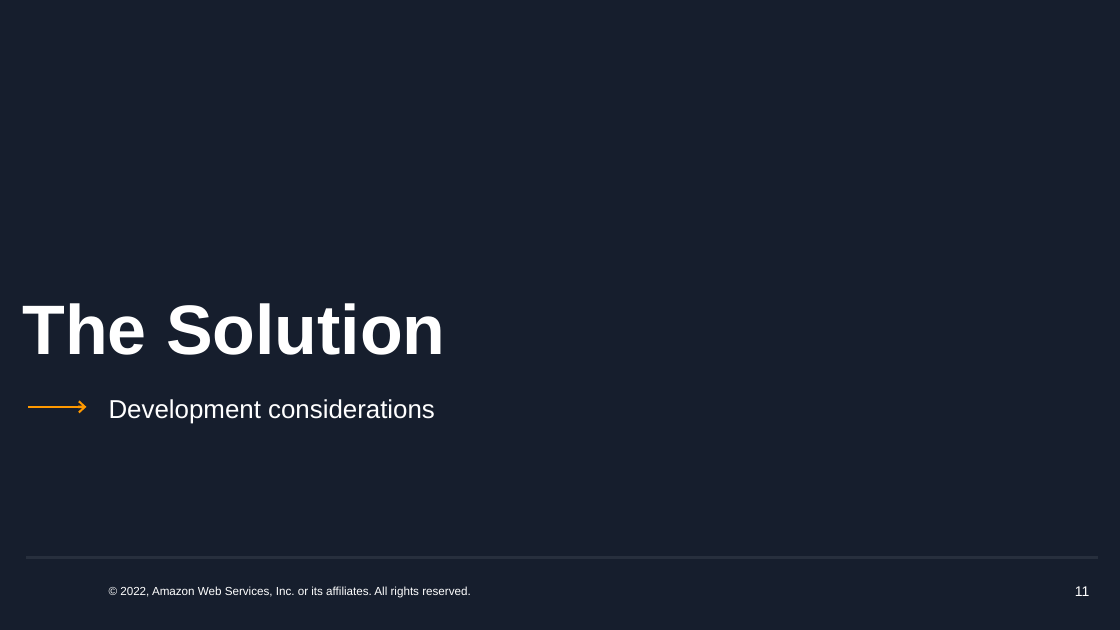
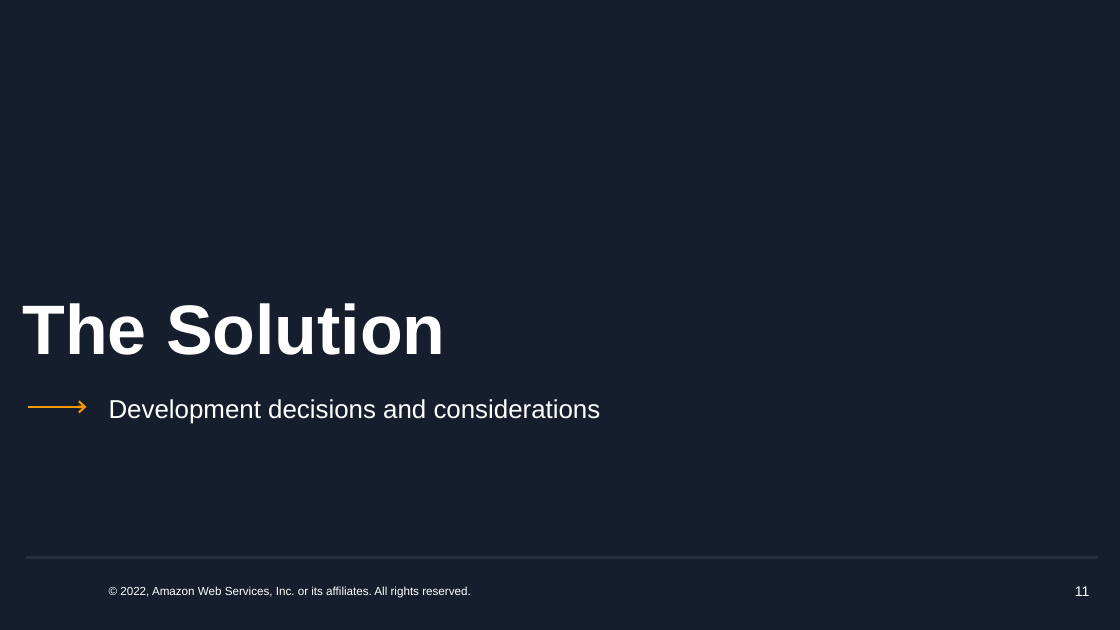
Before and after one commit to mcrucovschii/SmallEnvironment, a slide deck: slide 11 of Crucovschii-AWS-SmallEnvironment.pptx. Drawn at 1120x630 pixels with LibreOffice and Linux fonts; fonts in the diff are those of the drawing; background and template pictures are left out. Boxes give left, top, right and bottom in pixels: in the first picture for what was removed or moved away, otherwise in the second. Text is boxed around its words. In the diff, an @@ line names an element or a change of style, - is before the commit and + after.

```diff
--- a/Crucovschii-AWS-SmallEnvironment.pptx
+++ b/Crucovschii-AWS-SmallEnvironment.pptx
@@ subtitle at (x1=109, y1=399, x2=601, y2=424): text changed @@
-Development considerations
+Development decisions and considerations
```
Also in this commit, not shown: 10 other slides changed, 4 slides added, 1 other file.
